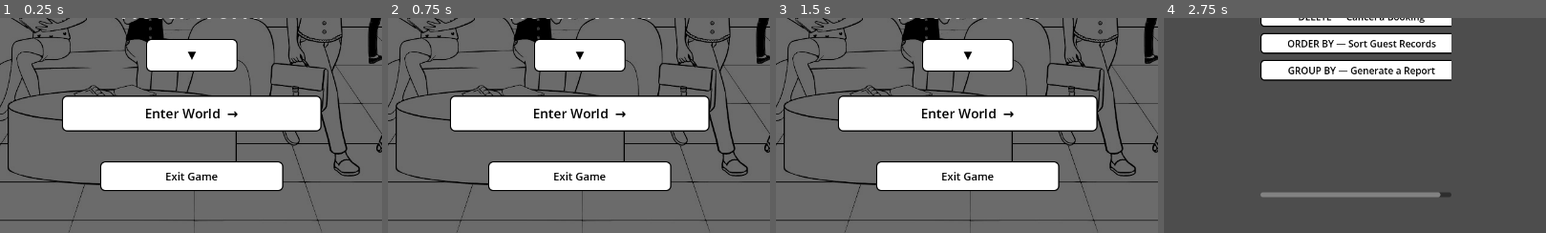
Above: before the commit, frames 1-4 (left to right).
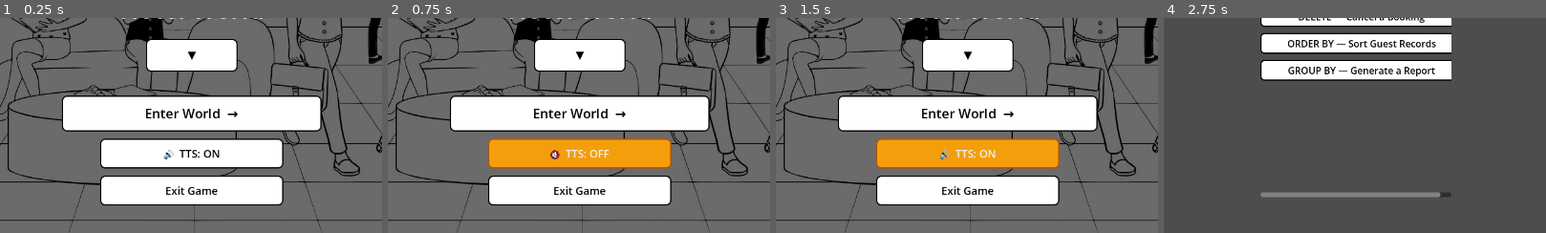
Above: after the commit, the same moments.

Repository: EricNathanCode/C.L.E.D
Game: Godot game, scene res://scene/Main.tscn
The game is run twice, just before and just after one commit, with the same random seed, the same clock (stepped at 60 frames per second) and the same inputs.
Inputs (mouse positions are % of the whole screen's width and height, from its top left):
- Up to frame 1 (0.25 s): no input
- Up to frame 2 (0.75 s): click (50, 82) at 0.5 s, where only the run after the commit has a clickable "🔊 TTS: ON"
- Up to frame 3 (1.5 s): click (50, 82) at 1.25 s, where only the run after the commit has a clickable "🔇 TTS: OFF"
- Up to frame 4 (2.75 s): click "Enter World →" at 2 s
The pictures show only the part of the screen within x 25-75%, y 50-100%; the shares and areas given below are measured in that part.

The runs differ from the first frame. In frame 1, 11% of the frame differs, in the area x 26-75%, y 56-88%; in frame 2, 12%; in frame 3, 12%; in frame 4, nothing differs.

Commit message:
Phase 16
Improve Text to Speech with Different Petch and On and Off Toggle Button

Diff:
--- a/c.l.e.d/scene/WorldSelectScreen.tscn
+++ b/c.l.e.d/scene/WorldSelectScreen.tscn
@@ -76,12 +76,22 @@
 offset_bottom = 550.0
 text = "Enter World  →"
 
+[node name="TTSButton" type="Button" parent="."]
+layout_mode = 0
+anchor_left = 0.38
+anchor_top = 0.0
+anchor_right = 0.62
+anchor_bottom = 0.0
+offset_top = 562.0
+offset_bottom = 612.0
+text = "🔊  TTS: ON"
+
 [node name="ExitButton" type="Button" parent="."]
 layout_mode = 0
 anchor_left = 0.38
 anchor_top = 0.0
 anchor_right = 0.62
 anchor_bottom = 0.0
-offset_top = 600.0
-offset_bottom = 650.0
+offset_top = 624.0
+offset_bottom = 674.0
 text = "Exit Game"
--- a/c.l.e.d/scripts/GameManager.gd
+++ b/c.l.e.d/scripts/GameManager.gd
@@ -6,36 +6,62 @@
 #  No named voice IDs — uses system default voice,
 #  pitch and rate make each character sound unique.
 #
-#  pitch:  < 1.0 = deeper/lower,  > 1.0 = higher
-#  rate:   < 1.0 = slower,        > 1.0 = faster
 #  volume: 0–100
+#  pitch:  0.5 = very deep  │  1.0 = normal  │  2.0 = very high
+#  rate:   0.5 = very slow  │  1.0 = normal  │  2.0 = very fast
 # ═══════════════════════════════════════════════════════
 
 var world:     String = ""
 var lesson_id         = null
 
+# ── TTS toggle — persists across scenes ──────────────────
+var tts_enabled: bool = true
+
 # ── Voice profiles per character ──────────────────────────
 # Each entry: [volume, pitch, rate]
-# Tweak these numbers until you like the sound.
 # ─────────────────────────────────────────────────────────
 const VOICE_PROFILES: Dictionary = {
+
 	# ── Hotel World ──────────────────────────────────────
-	"guest":              [85, 1.20, 1.0],   # friendly — slightly high, normal speed
-	"guest2":             [85, 1.30, 0.9],   # Maya — higher pitch, slightly slow (nervous)
-	"guest3":             [90, 0.80, 1.2],   # Mr. H — deep, fast (angry)
-	"mgr":                [85, 0.75, 0.85],  # manager — deep, calm, authoritative
+	# guest   — friendly regular guest, warm and casual
+	"guest":           [85, 1.15, 1.05],
+
+	# guest2  — Maya, nervous/timid; higher pitch, hesitates
+	"guest2":          [80, 1.40, 0.85],
+
+	# guest3  — Mr. H, frustrated/angry; loud, deep, fast
+	"guest3":          [95, 0.72, 1.30],
+
+	# mgr     — hotel manager, calm authority; deep and measured
+	"mgr":             [88, 0.68, 0.80],
+
 	# ── Cafe World ───────────────────────────────────────
-	"cafe_customer":      [85, 1.25, 1.0],   # bright, cheerful
-	"cafe_supervisor":    [85, 0.80, 0.90],  # calm authority
+	# cafe_customer   — upbeat, cheerful; bright and quick
+	"cafe_customer":   [85, 1.30, 1.10],
+
+	# cafe_supervisor — composed authority; low and steady
+	"cafe_supervisor": [87, 0.75, 0.85],
+
 	# ── Police World ─────────────────────────────────────
-	"citizen":            [85, 1.10, 1.05],  # slightly nervous
-	"chief":              [90, 0.70, 0.85],  # very deep, firm
+	# citizen  — nervous civilian reporting a case; slightly shaky
+	"citizen":         [80, 1.10, 0.90],
+
+	# chief    — police chief, commanding; very deep and slow/firm
+	"chief":           [93, 0.62, 0.78],
+
 	# ── Library World ────────────────────────────────────
-	"visitor":            [80, 1.20, 0.95],  # soft, curious
-	"librarian":          [80, 0.85, 0.85],  # calm, measured
+	# visitor  — curious library visitor; soft and a bit hesitant
+	"visitor":         [78, 1.20, 0.93],
+
+	# librarian — hushed and precise; low volume, deliberate pace
+	"librarian":       [74, 0.88, 0.80],
+
 	# ── Shared ───────────────────────────────────────────
-	"you":                [80, 1.00, 1.00],  # neutral — default voice
-	"scene":              [75, 0.95, 0.90],  # narrator — slightly low, slow
+	# you   — player character; plain neutral voice
+	"you":             [82, 1.00, 1.00],
+
+	# scene — narrator; slightly low, slow and clear
+	"scene":           [78, 0.90, 0.85],
 }
 
 # Fallback if char_key not in VOICE_PROFILES
@@ -43,6 +69,8 @@
 
 # ─────────────────────────────────────────────────────────
 func speak(text: String, char_key: String = "") -> void:
+	if not tts_enabled:
+		return
 	DisplayServer.tts_stop()
 	var profile: Array = VOICE_PROFILES.get(char_key, DEFAULT_PROFILE)
 	var vol:   int   = profile[0]
--- a/c.l.e.d/scripts/WorldSelectScreen.gd
+++ b/c.l.e.d/scripts/WorldSelectScreen.gd
@@ -31,12 +31,14 @@
 	$UpButton.pressed.connect(_on_up)
 	$DownButton.pressed.connect(_on_down)
 	$EnterButton.pressed.connect(_on_enter)
+	$TTSButton.pressed.connect(_on_tts_toggle)
 	$ExitButton.pressed.connect(_on_exit)
 
 	# Style buttons — white bg, black border, black text
 	_style_btn($UpButton,    18)
 	_style_btn($DownButton,  18)
 	_style_btn($EnterButton, 22)
+	_style_btn($TTSButton,   18)
 	_style_btn($ExitButton,  18)
 
 	# Style title
@@ -52,6 +54,7 @@
 	# Pre-load all backgrounds in the background
 	_preload_backgrounds()
 	_update_display()
+	_update_tts_button()
 
 func _preload_backgrounds() -> void:
 	for world in WORLDS:
@@ -72,6 +75,13 @@
 	GameManager.world = WORLDS[_index]
 	get_tree().root.get_node("Main").show_screen("dashboard")
 
+func _on_tts_toggle() -> void:
+	GameManager.tts_enabled = not GameManager.tts_enabled
+	# Stop any speech immediately if turning off
+	if not GameManager.tts_enabled:
+		GameManager.stop_speaking()
+	_update_tts_button()
+
 func _on_exit() -> void:
 	get_tree().quit()
 
@@ -82,6 +92,12 @@
 		$SceneBG.texture = _bg_cache[world]
 	else:
 		$SceneBG.texture = null
+
+func _update_tts_button() -> void:
+	if GameManager.tts_enabled:
+		$TTSButton.text = "🔊  TTS: ON"
+	else:
+		$TTSButton.text = "🔇  TTS: OFF"
 
 # ── Texture loader (same 3-method fallback as GameScreen) ──
 func _load_texture(res_path: String) -> Texture2D:
